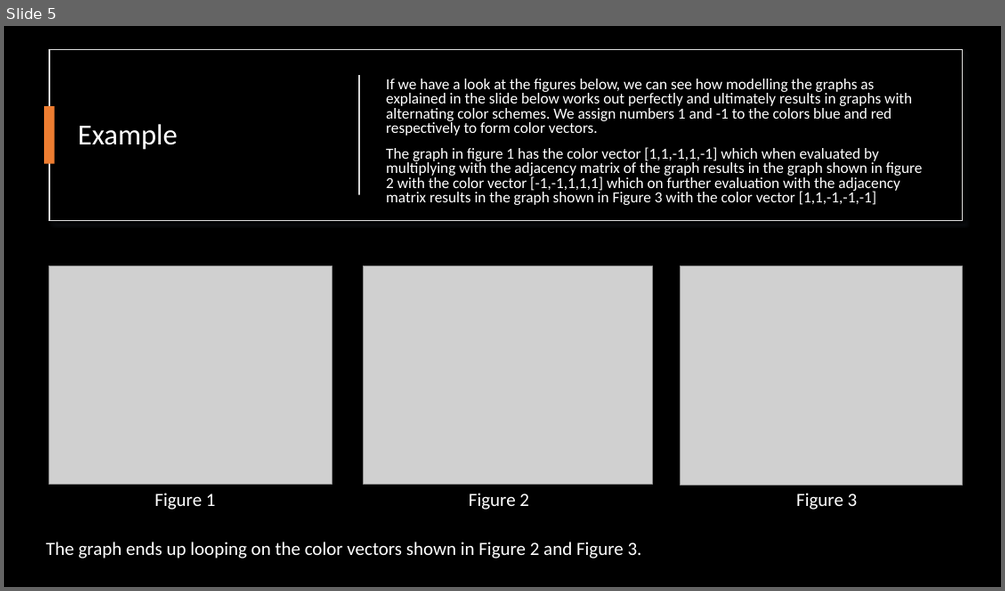
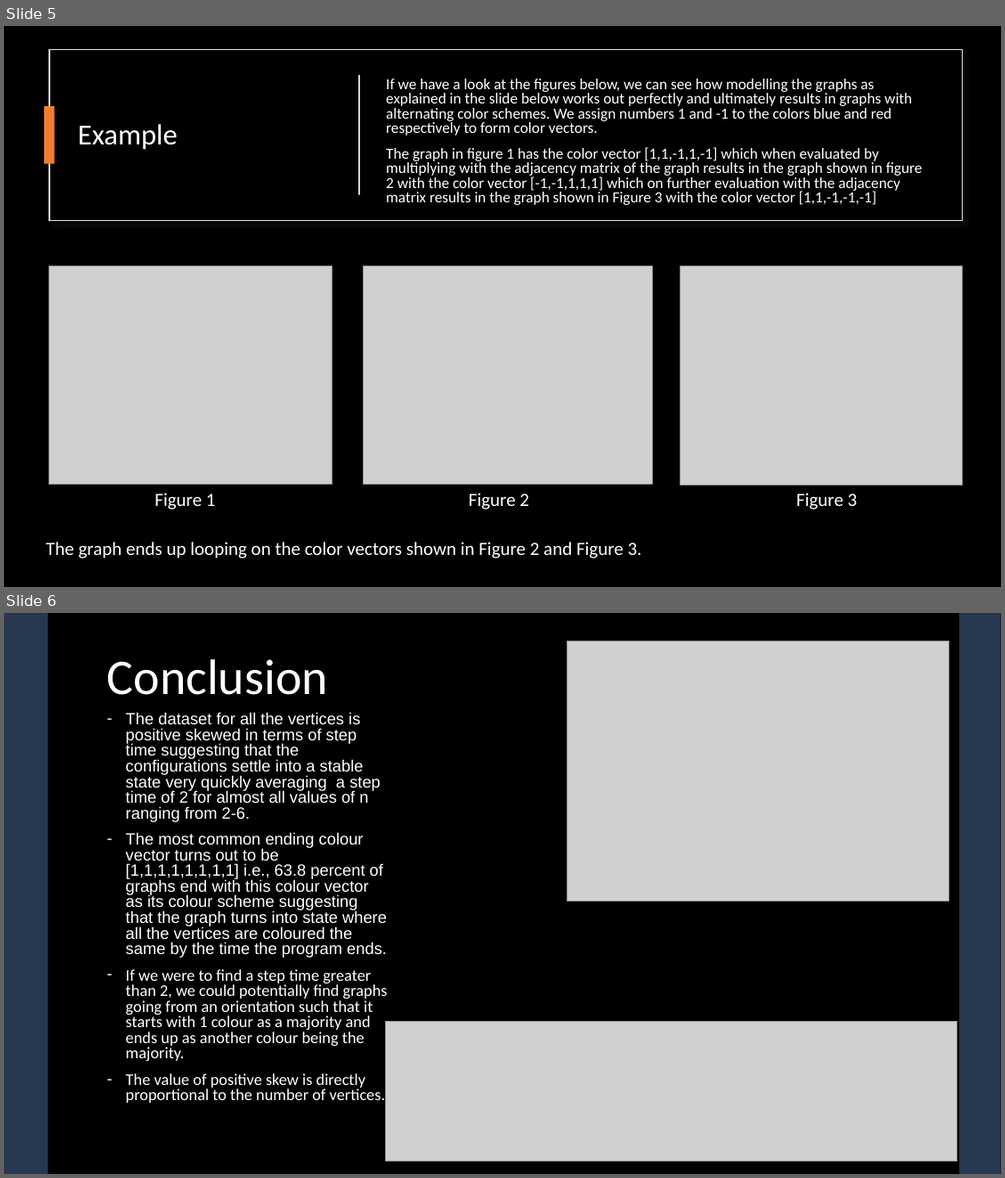
Before and after one commit to Sanskar-16/capstone, a slide deck: Capstone-Presentation.pptx. Shown one above the other, each under a label of ours: slide 5 before the commit, slides 5 and 6 after it. The pictures are 1005x591 and 1005x1178 pixels, drawn with LibreOffice and Linux fonts; fonts in the diff are those of the drawing; grey boxes stand for pictures; background and template pictures are left out. Boxes give left, top, right and bottom in pixels: in the first picture for what was removed or moved away, otherwise in the second. Text is boxed around its words. In the diff, an @@ line names an element or a change of style, - is before the commit and + after.

```diff
--- a/Capstone-Presentation.pptx
+++ b/Capstone-Presentation.pptx
@@ slide 6 added at bbox=[4, 613, 1001, 1174], background picture (left out) @@
@@ rectangle added at bbox=[4, 613, 1001, 1174], fill #44546A at 50% opacity @@
@@ rectangle added at bbox=[4, 613, 1001, 1174], fill #4472C4 at 20% opacity @@
@@ rectangle added at bbox=[48, 613, 960, 1174], fill #000000 @@
@@ title added at bbox=[107, 659, 328, 695], 48 pt, text #FFFFFF @@
+Conclusion
@@ picture added at bbox=[567, 641, 949, 900] @@
@@ text added at bbox=[126, 712, 388, 1103], 15.7 pt, text #FFFFFF @@
+– The dataset for all the vertices is positive skewed in terms of step time suggesting that the configurations settle into a stable state very quickly averaging a step time of 2 for almost all values of n ranging from 2-6.
+– The most common ending colour vector turns out to be [1,1,1,1,1,1,1,1] i.e., 63.8 percent of graphs end with this colour vector as its colour scheme suggesting that the graph turns into state where all the vertices are coloured the same by the time the program ends.
+– If we were to find a step time greater than 2, we could potentially find graphs going from an orientation such that it starts with 1 colour as a majority and ends up as another colour being the majority.
+– The value of positive skew is directly proportional to the number of vertices.
@@ picture added at bbox=[386, 1022, 957, 1161] @@
```
Also in this commit, not shown: 2 slides changed, 3 slides removed.
